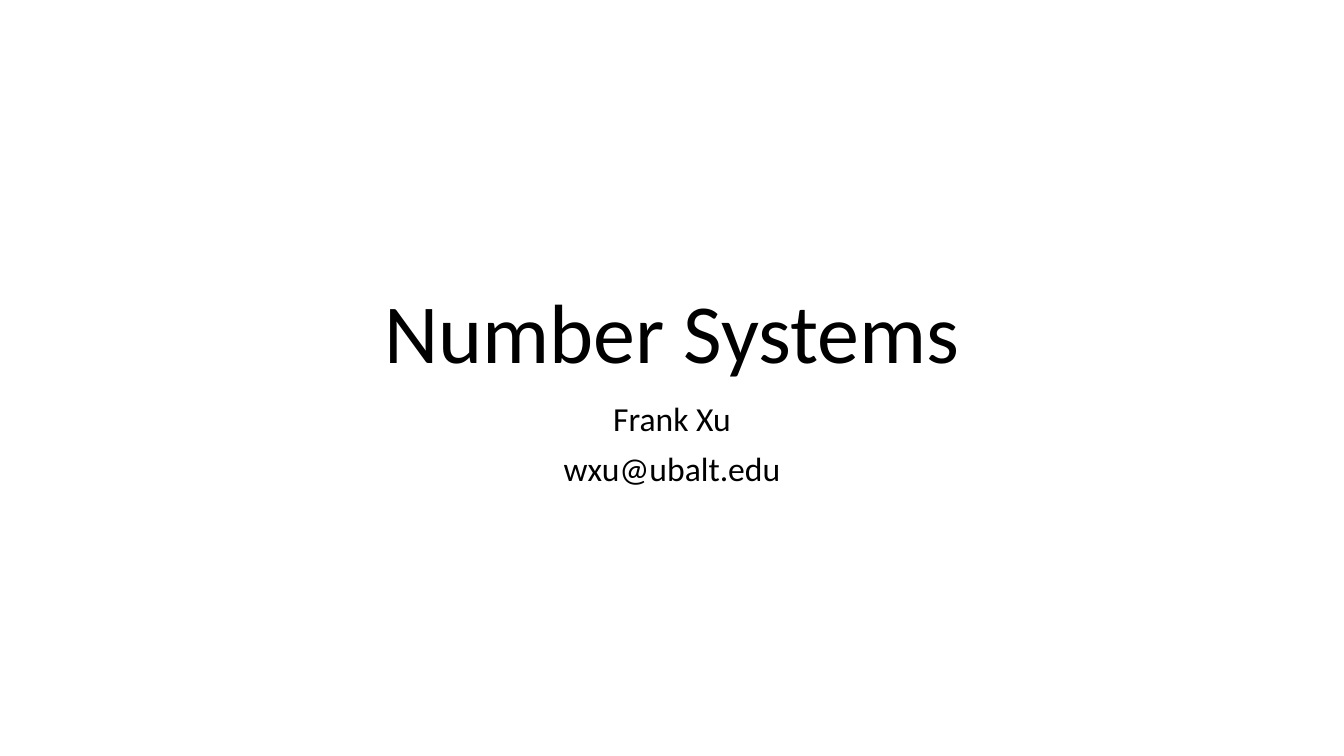
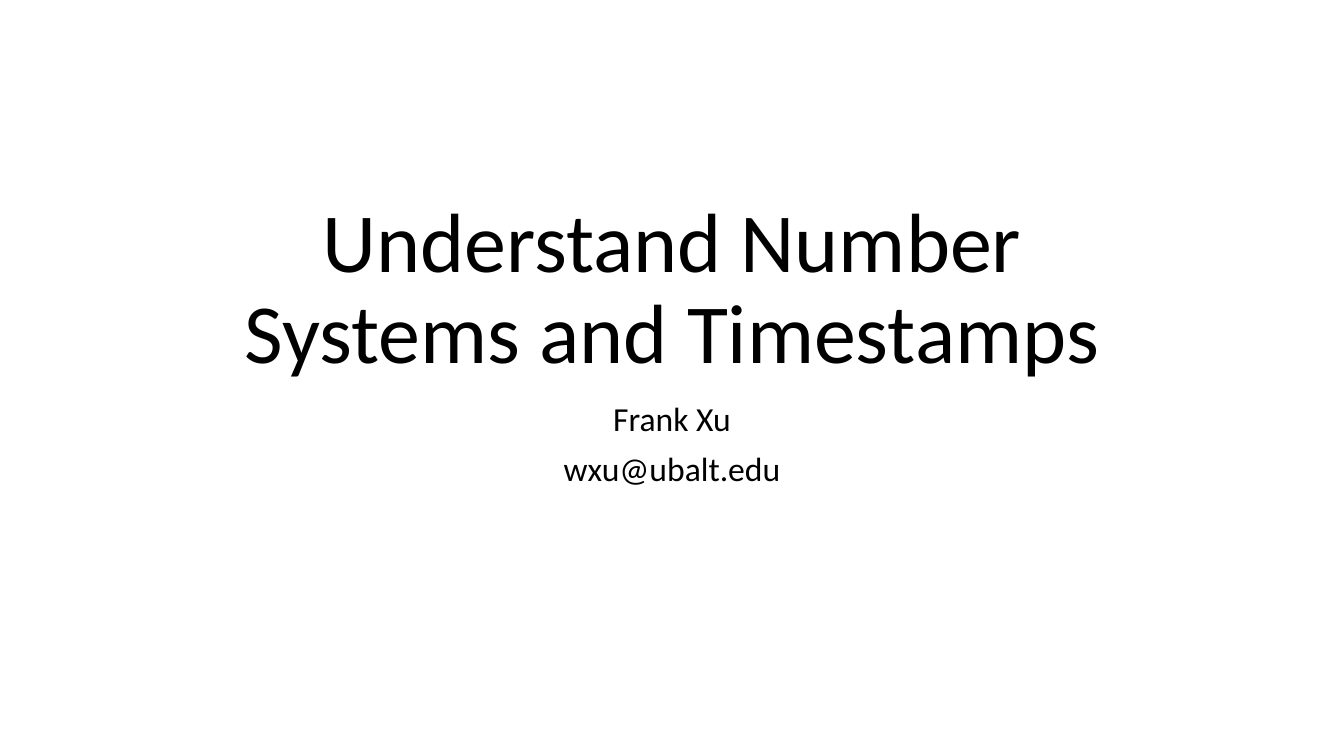
Before and after one commit to frankwxu/digital-forensics-lab, a slide deck: slide 1 of Basic_Computer_Skills_for_Forensics/0_Number_Systems.pptx. Drawn at 1344x756 pixels with LibreOffice and Linux fonts; fonts in the diff are those of the drawing; background and template pictures are left out. Boxes give left, top, right and bottom in pixels: in the first picture for what was removed or moved away, otherwise in the second. Text is boxed around its words. In the diff, an @@ line names an element or a change of style, - is before the commit and + after.

```diff
--- a/Basic_Computer_Skills_for_Forensics/0_Number_Systems.pptx
+++ b/Basic_Computer_Skills_for_Forensics/0_Number_Systems.pptx
@@ title at [245, 213, 1099, 377]: text changed @@
-Number Systems
+Understand Number Systems and Timestamps
```
Also in this commit, not shown: 5 other slides changed, 3 slides added, 1 slide removed, 1 other file.
